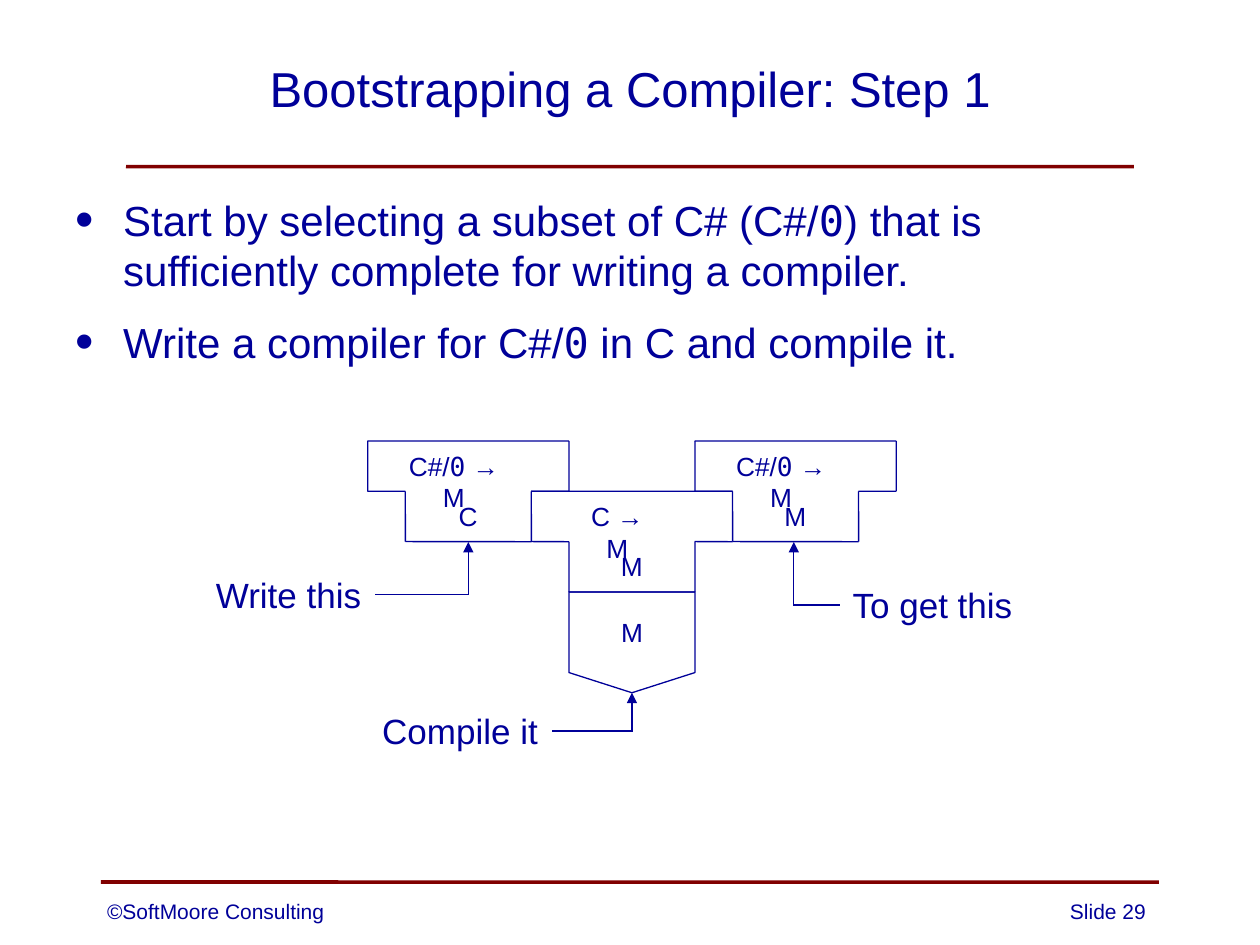
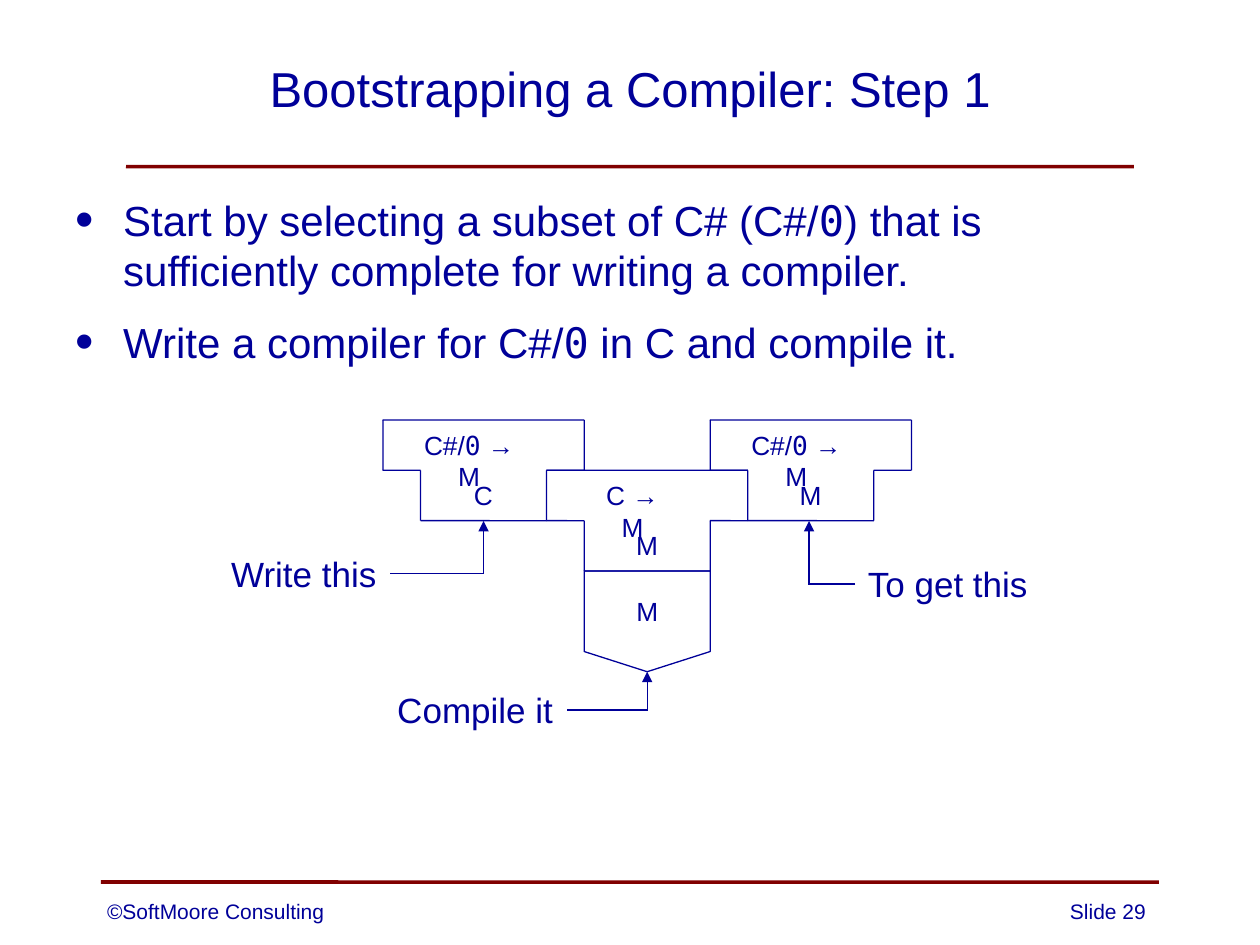
Before and after one commit to SoftMoore/CPRL, a slide deck: slide 29 of PowerPoint Slides/01 - Overview of Compilers.pptx. Drawn at 1260x945 pixels with LibreOffice and Linux fonts; fonts in the diff are those of the drawing. Boxes give left, top, right and bottom in pixels: in the first picture for what was removed or moved away, otherwise in the second. Text is boxed around its words. In the diff, an @@ line names an element or a change of style, - is before the commit and + after.

Commit message:
added handout on JShell; modified/simplified slides on bootstrapping

```diff
--- a/PowerPoint Slides/01 - Overview of Compilers.pptx
+++ b/PowerPoint Slides/01 - Overview of Compilers.pptx
@@ 22 lines, 9 texts, 3 elbow arrows, 1 flow chart offpage connector: place and size @@
-22 lines, 9 texts, 3 elbow arrows, 1 flow chart offpage connector at [216, 441, 1012, 751]
+22 lines, 9 texts, 3 elbow arrows, 1 flow chart offpage connector at [231, 420, 1027, 730]
```
Also in this commit, not shown: 1 other slide changed, 1 slide removed, 1 other file.
